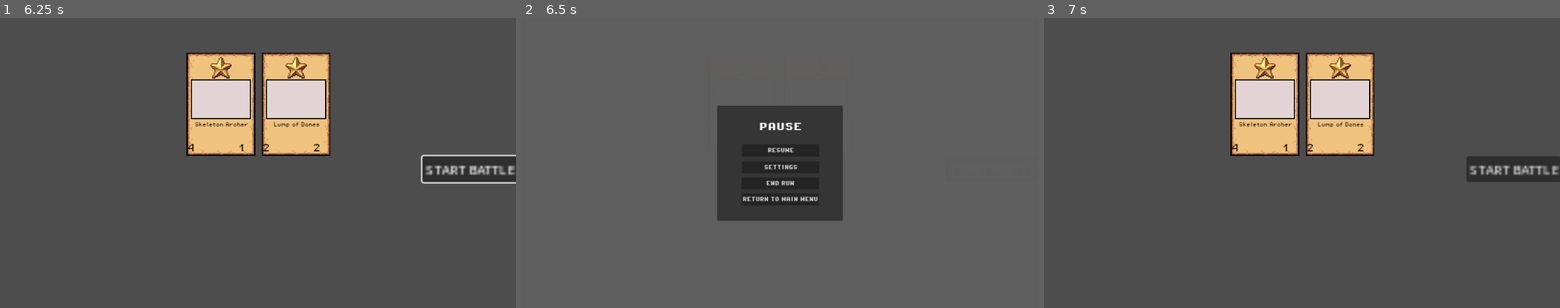
Above: before the commit, frames 1-3 (left to right).
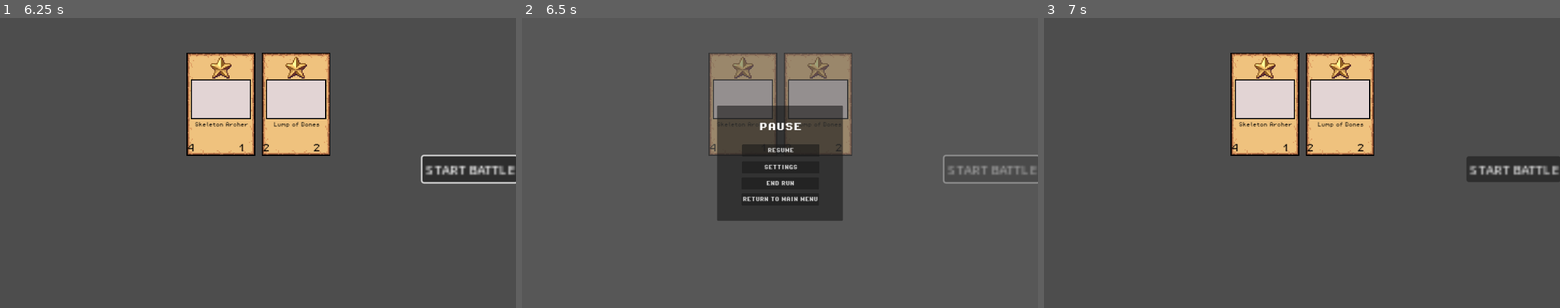
Above: after the commit, the same moments.

Repository: wenyng0526-boop/whateverproject
Game: Godot game, scene res://Scenes/combat_scene.tscn
The game is run twice, just before and just after one commit, with the same random seed, the same clock (stepped at 60 frames per second) and the same inputs. This scene is started directly instead of the project's main scene. The engine's default icon, where the game draws it, is replaced by a stand-in: a white triangle on a blue panel in a dark square.
Inputs (mouse positions are in pixels of both pictures, inside the frame that each line leads up to):
- Up to frame 1 (6.25 s): click "START BATTLE" at 0.5 s; click "START BATTLE" at 1.25 s; click "START BATTLE" at 2 s; tap Enter at 2.75, 4.25, 5.75 s; drag from (221, 105) to (309, 99) at 2.77 s; tap Space at 3.5, 5 s; drag from (294, 105) to (232, 221) at 3.52 s; move the mouse to (309, 99) at 4.27 s; click (309, 99) at 4.42 s; drag from (232, 221) to (103, 119) at 5.02 s; move the mouse to (412, 206) at 5.77 s; click (412, 206) at 5.92 s
- Up to frame 2 (6.5 s): tap Escape (pause) at 6.4 s
- Up to frame 3 (7 s): click "RESUME" at 6.5 s

Frame 1 is identical in both runs. In frame 2, 5.2% of the frame differs, in the area x 36-100%, y 12-58%; in frame 3, nothing differs.

Commit message:
pause menu update

Diff:
--- a/Scenes/pause_menu.tscn
+++ b/Scenes/pause_menu.tscn
@@ -1,7 +1,7 @@
 [gd_scene load_steps=3 format=3 uid="uid://b4ojdviu2r56a"]
 
 [ext_resource type="Script" path="res://Scipts/pause_menu.gd" id="1_jdu52"]
-[ext_resource type="FontFile" uid="uid://e2g4j1nu4f4l" path="res://Assets/fonts/PixelOperator8-Bold.ttf" id="2_gt21u"]
+[ext_resource type="FontFile" uid="uid://e2g4j1nu4f4l" path="res://Assets/Fonts/PixelOperator8-Bold.ttf" id="2_gt21u"]
 
 [node name="PauseMenu" type="CanvasLayer"]
 script = ExtResource("1_jdu52")
@@ -25,7 +25,7 @@
 offset_bottom = 92.0
 grow_horizontal = 2
 grow_vertical = 2
-color = Color(0.368627, 0.368627, 0.368627, 0.988235)
+color = Color(0.368627, 0.368627, 0.368627, 0.588235)
 
 [node name="PanelContainer" type="PanelContainer" parent="Control"]
 layout_mode = 1
--- a/Scenes/shop_scene.tscn
+++ b/Scenes/shop_scene.tscn
@@ -3,9 +3,9 @@
 [ext_resource type="PackedScene" uid="uid://v8ivyevagaw0" path="res://Scenes/CardUI.tscn" id="1_oql1m"]
 [ext_resource type="Script" path="res://Scipts/shop_manager.gd" id="1_s0dvk"]
 [ext_resource type="Resource" uid="uid://b05y0n3q37vtn" path="res://Other resource/shop_card.tres" id="3_inuco"]
-[ext_resource type="FontFile" uid="uid://e2g4j1nu4f4l" path="res://Assets/fonts/PixelOperator8-Bold.ttf" id="4_a2dmr"]
+[ext_resource type="FontFile" uid="uid://e2g4j1nu4f4l" path="res://Assets/Fonts/PixelOperator8-Bold.ttf" id="4_a2dmr"]
 [ext_resource type="Script" path="res://Scipts/currency_ui.gd" id="5_nrsk7"]
-[ext_resource type="FontFile" uid="uid://d4jftloaibius" path="res://Assets/fonts/PixelOperator8.ttf" id="6_vi0a5"]
+[ext_resource type="FontFile" uid="uid://d4jftloaibius" path="res://Assets/Fonts/PixelOperator8.ttf" id="6_vi0a5"]
 [ext_resource type="PackedScene" uid="uid://b4ojdviu2r56a" path="res://Scenes/pause_menu.tscn" id="7_dlbmg"]
 
 [node name="Shop Scene" type="Node2D" node_paths=PackedStringArray("card_container", "player_container", "hand_container", "confirm_panel", "confirm_label", "warning_label")]
--- a/Scipts/combat_manager.gd
+++ b/Scipts/combat_manager.gd
@@ -20,6 +20,8 @@
 @export var one_star_enemies: Array[card_resource]
 @export var two_star_enemies: Array[card_resource]
 @export var three_star_enemies: Array[card_resource]
+#pause menu
+@onready var pause_menu: CanvasLayer = $PauseMenu
 #Leave a space when dragging
 var board_placeholder: Control
 
@@ -44,6 +46,7 @@
 		spawn_random_enemies(combat_number)
 	else:
 		battle_started = true
+		pause_menu.set_can_pause(false)
 		await get_tree().process_frame
 		setup_combat()
 		for card in player_cards:
@@ -111,6 +114,7 @@
 		return
 
 	battle_started = true
+	pause_menu.set_can_pause(false)
 
 	# Disable board card dragging during combat
 	for child in player_container.get_children():
--- a/Scipts/pause_menu.gd
+++ b/Scipts/pause_menu.gd
@@ -1,15 +1,24 @@
 extends CanvasLayer
 
 @export var settings_panel: Control
+var can_pause: bool = true
 
+#-----pause lock-----#
+func set_can_pause(value: bool) -> void:
+	can_pause = value
+	if not can_pause and get_tree().paused:
+		resume()
+
+#-----func-----#
 func _ready() -> void:
 	process_mode = Node.PROCESS_MODE_ALWAYS
 	hide()
 
 func _unhandled_input(event: InputEvent) -> void:
-	if event.is_action_pressed("pause"):
+	if event.is_action_pressed("pause") and can_pause:
 		toggle_pause()
 
+#-----button-----#
 func toggle_pause() -> void:
 	if get_tree().paused:
 		resume()
Not shown, changed: Assets/Fonts/PixelOperator8-Bold.ttf.import
Not shown, changed: Assets/Fonts/PixelOperator8.ttf.import
